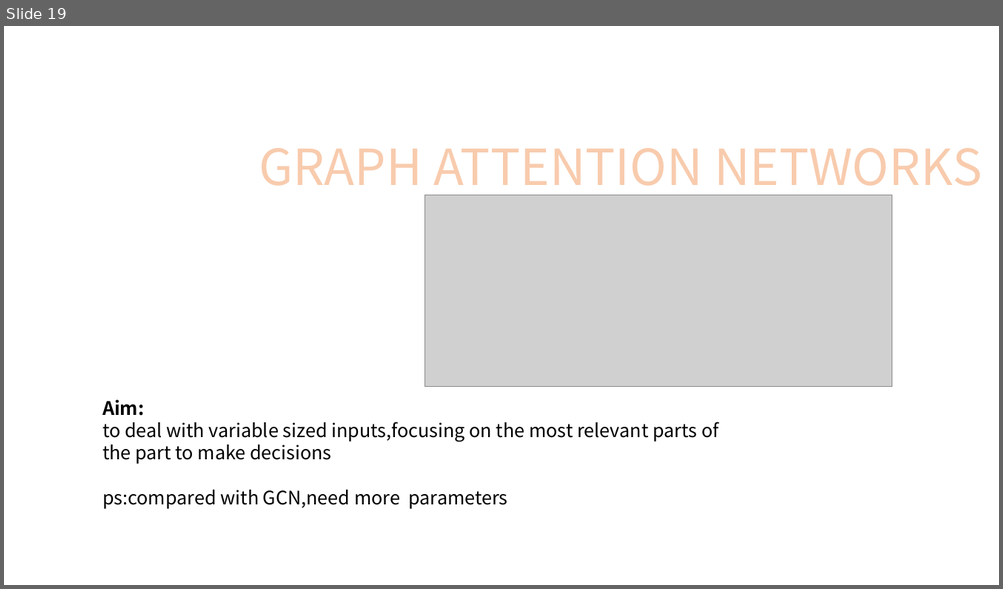
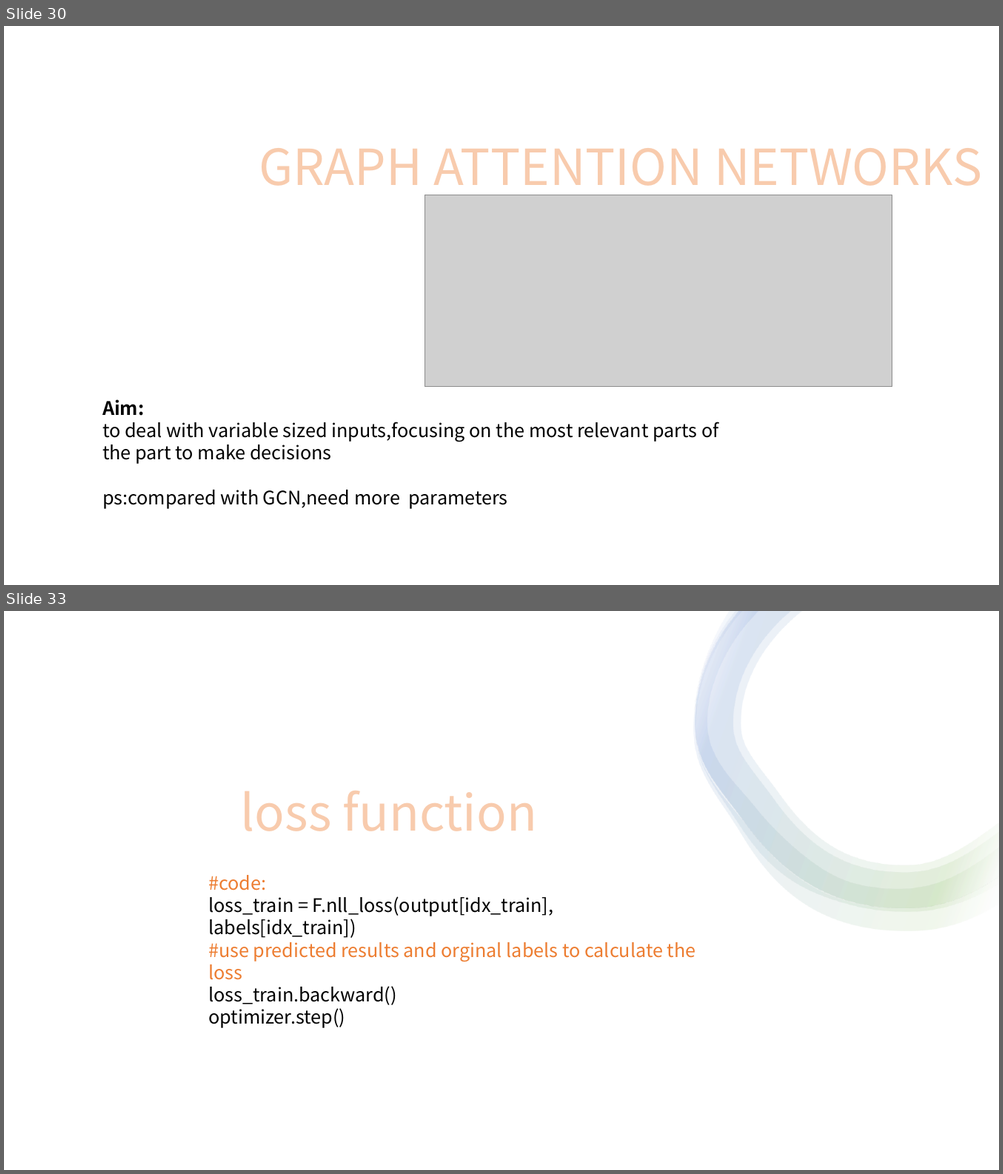
Before and after one commit to lcwLcw123/STUDY, a slide deck: 图神经网络调研.pptx. Shown one above the other, each under a label of ours: slide 19 before the commit, slides 30 and 33 after it; the slides between them are not shown. The pictures are 1003x589 and 1003x1174 pixels, drawn with LibreOffice and Linux fonts; fonts in the diff are those of the drawing; grey boxes stand for pictures. Boxes give left, top, right and bottom in pixels: in the first picture for what was removed or moved away, otherwise in the second. Text is boxed around its words. In the diff, an @@ line names an element or a change of style, - is before the commit and + after.

```diff
--- a/图神经网络调研.pptx
+++ b/图神经网络调研.pptx
@@ slide 33 added at box(4, 611, 999, 1170), background #FFFFFF @@
@@ group added at box(694, 611, 999, 931): 4 freeform shapes @@
@@ text added at box(241, 791, 538, 832), 48 pt, text #F8CBAD @@
+loss function
@@ text added at box(208, 875, 696, 1028), 18 pt, text #000000 @@
+#code:
+loss_train = F.nll_loss(output[idx_train], labels[idx_train])
+#use predicted results and orginal labels to calculate the loss
+loss_train.backward()
+optimizer.step()
@@ what was slide 19 is now slide 30 @@
```
Also in this commit, not shown: 2 slides changed, 9 other slides added, 2 other files.
